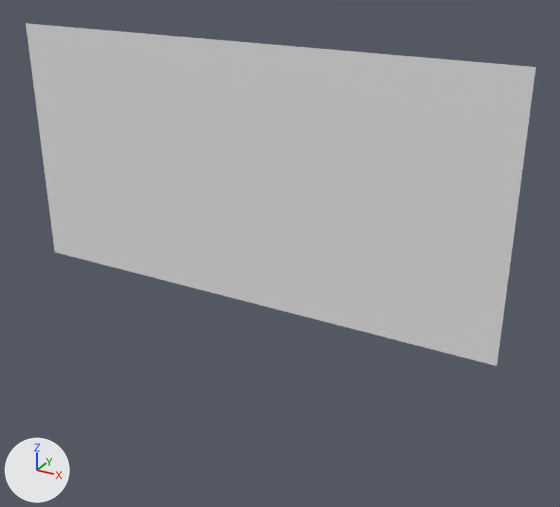
What one commit did to the OBJ model Microgue/Assets/Tiled2Unity/Meshes/new_8.obj.
Camera for both pictures: a 50 mm lens placed at (2.28, -11.94, 2.08), pointed at (-4.44, 0.28, -4.03). The lights are fixed; the arrows at lower left show +X, +Y and +Z. Where no turn or scale is listed for an object, it has been applied to the vertices.

The first picture shows 'new_8'.
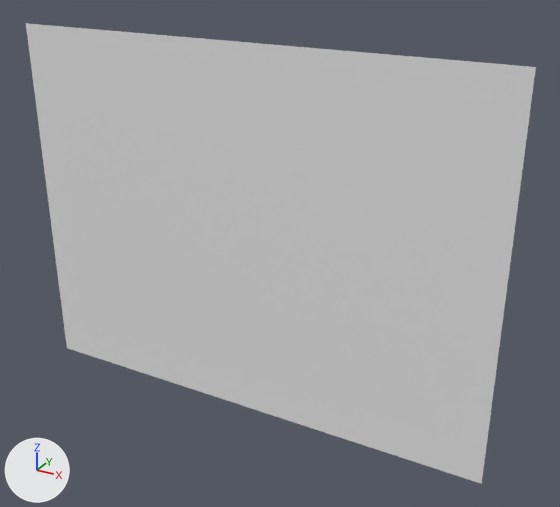
Boxes (x1, y1, x2, y2) around the edits, measured in the pictures (560 x 507 px):
'new_8', reshaped (34% taller)
    before: (26, 23, 536, 366)
    after: (26, 23, 536, 484)
part 1 of me_new_8, added
    after: (55, 252, 497, 484)

What changed in the scene script:
```text
Change me_new_8:
    used by ob_new_8; location = (0.0, 0.0, 0.0)
    remove me_new_8.from_pydata(...)  # 561 vertices, 512 faces; spans x -10.24..0.0, y 0.0, z -5.12..0.0
    add me_new_8.from_pydata(...)  # 825 vertices, 768 faces; spans x -10.24..0.0, y 0.0, z -7.68..0.0
    me_new_8 part 1
    33 new vertices lie (0.0, 0.0, -0.32) away from vertices in x -10.24..0.0, y 0.0, z -5.12
    33 new vertices lie (0.0, 0.0, -0.32) away from vertices in x -10.24..0.0, y 0.0, z -5.44
    33 new vertices lie (0.0, 0.0, -0.32) away from vertices in x -10.24..0.0, y 0.0, z -5.76
    33 new vertices lie (0.0, 0.0, -0.32) away from vertices in x -10.24..0.0, y 0.0, z -6.08
    33 new vertices lie (0.0, 0.0, -0.32) away from vertices in x -10.24..0.0, y 0.0, z -6.4
    33 new vertices lie (0.0, 0.0, -0.32) away from vertices in x -10.24..0.0, y 0.0, z -6.72
    33 new vertices lie (0.0, 0.0, -0.32) away from vertices in x -10.24..0.0, y 0.0, z -7.04
    33 new vertices lie (0.0, 0.0, -0.32) away from vertices in x -10.24..0.0, y 0.0, z -7.36
    256 new faces join them
```
